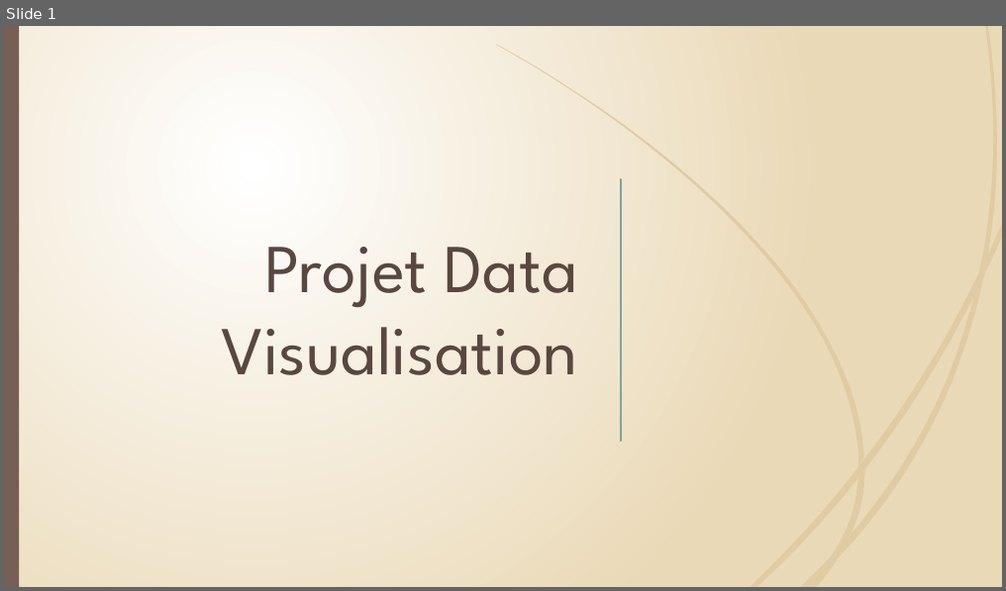
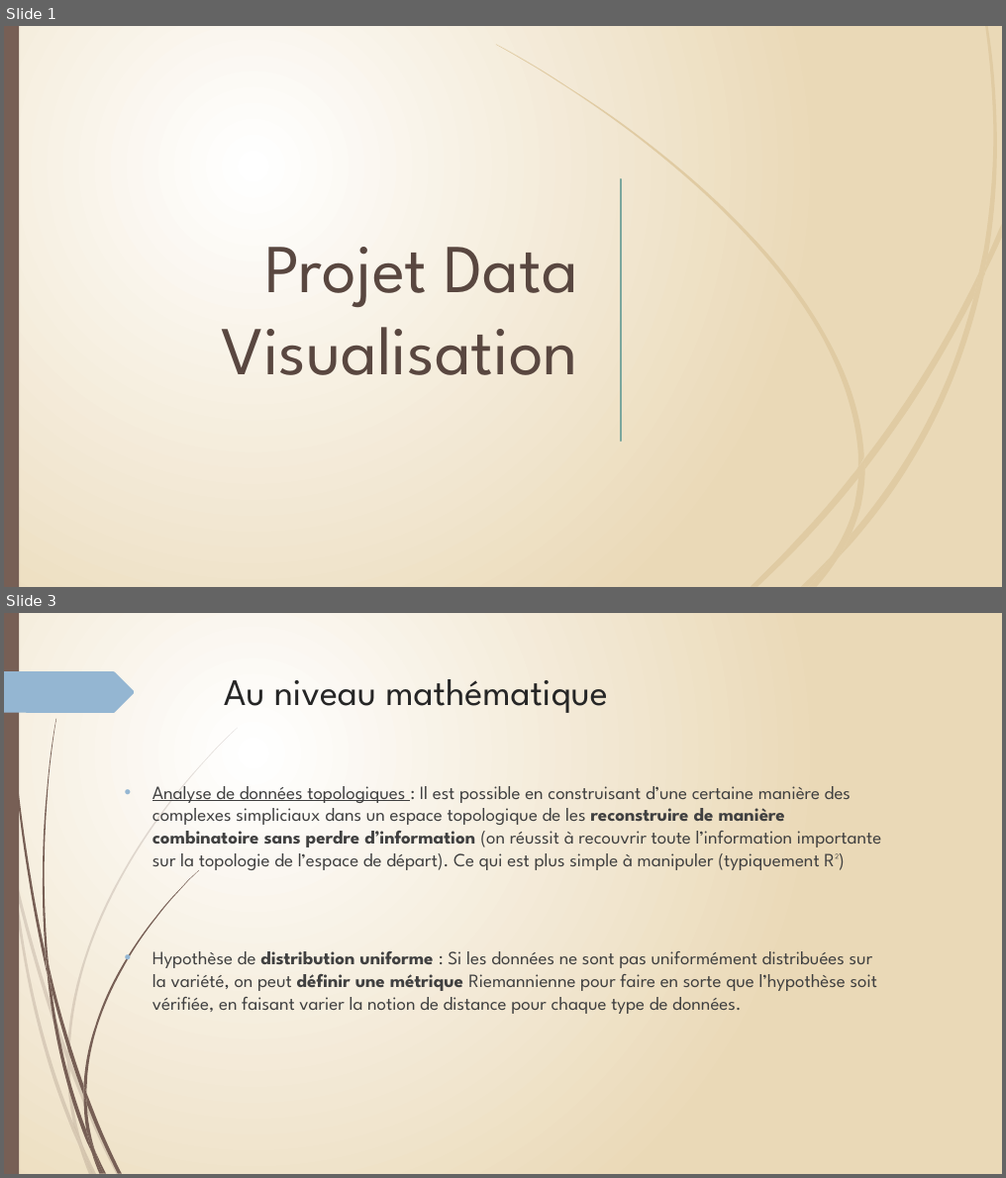
Before and after one commit to Phi-gif/DataViz, a slide deck: présentation/diapo.pptx. Shown one above the other, each under a label of ours: slide 1 before the commit, slides 1 and 3 after it; the slides between them are not shown. The pictures are 1006x591 and 1006x1178 pixels, drawn with LibreOffice and Linux fonts; fonts in the diff are those of the drawing. Boxes give left, top, right and bottom in pixels: in the first picture for what was removed or moved away, otherwise in the second. Text is boxed around its words. In the diff, an @@ line names an element or a change of style, - is before the commit and + after.

```diff
--- a/présentation/diapo.pptx
+++ b/présentation/diapo.pptx
@@ slide 3 added at bbox=[4, 613, 1002, 1174], background gradient #FFFFFF to #EBD9B7; not listed: 22 template elements that a slide beside it also shows @@
@@ rectangle added at bbox=[4, 613, 19, 1174], fill #775F55 @@
@@ freeform shape added at bbox=[4, 671, 135, 713], fill #94B6D2 @@
@@ title added at bbox=[224, 679, 607, 713], 36 pt, text #262626 @@
+Au niveau mathématique
@@ text added at bbox=[152, 786, 881, 1014], 18 pt, text #404040 @@
+• Analyse de données topologiques : Il est possible en construisant d’une certaine manière des complexes simpliciaux dans un espace topologique de les reconstruire de manière combinatoire sans perdre d’information (on réussit à recouvrir toute l’information importante sur la topologie de l’espace de départ). Ce qui est plus simple à manipuler (typiquement R²)
+• Hypothèse de distribution uniforme : Si les données ne sont pas uniformément distribuées sur la variété, on peut définir une métrique Riemannienne pour faire en sorte que l’hypothèse soit vérifiée, en faisant varier la notion de distance pour chaque type de données.
```
Also in this commit, not shown: 3 slides changed, 10 other slides added, 4 slides removed.
